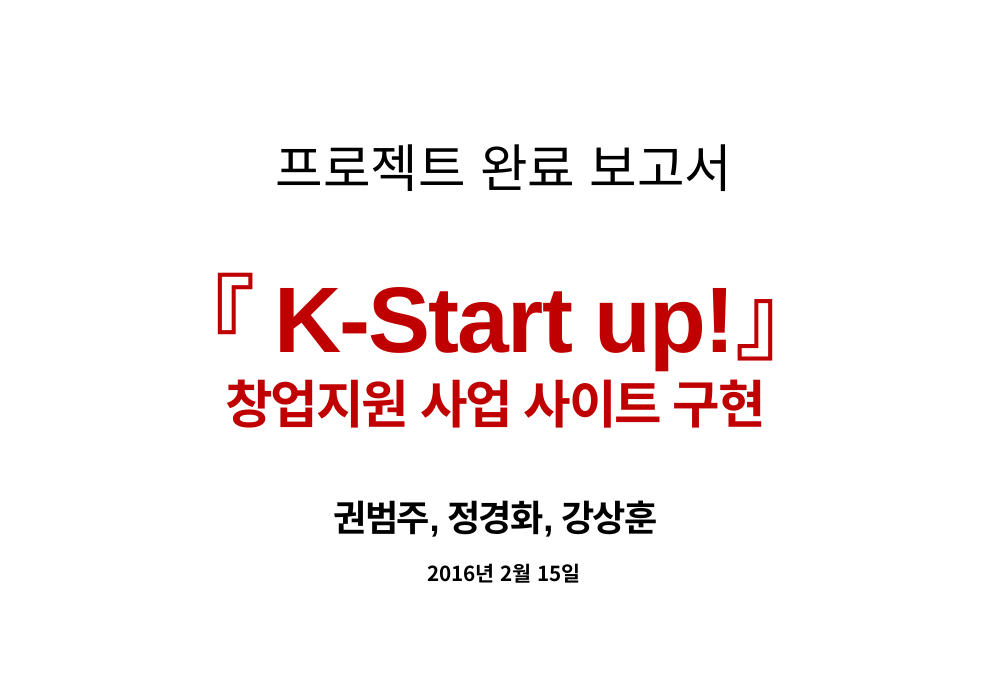
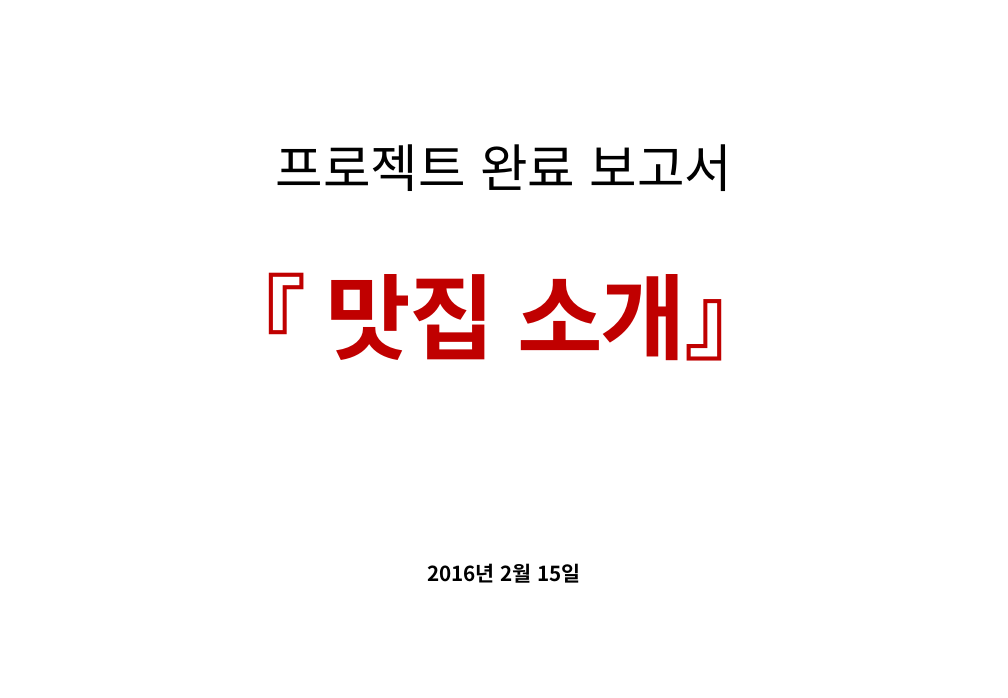
Before and after one commit to dbqudtjd1122/cafero, a slide deck: slide 1 of prjcafe.docs/docs/prjcafe_프로젝트_화면설계서.pptx. Drawn at 1008x698 pixels with LibreOffice and Linux fonts; fonts in the diff are those of the drawing. Boxes give left, top, right and bottom in pixels: in the first picture for what was removed or moved away, otherwise in the second. Text is boxed around its words. In the diff, an @@ line names an element or a change of style, - is before the commit and + after.

```diff
--- a/prjcafe.docs/docs/prjcafe_프로젝트_화면설계서.pptx
+++ b/prjcafe.docs/docs/prjcafe_프로젝트_화면설계서.pptx
@@ text at [214, 272, 777, 361]: text changed @@
-『 K-Start up!』
-창업지원 사업 사이트 구현
-권범주, 정경화, 강상훈
+『 맛집 소개』
```
Also in this commit, not shown: 4 other files.
